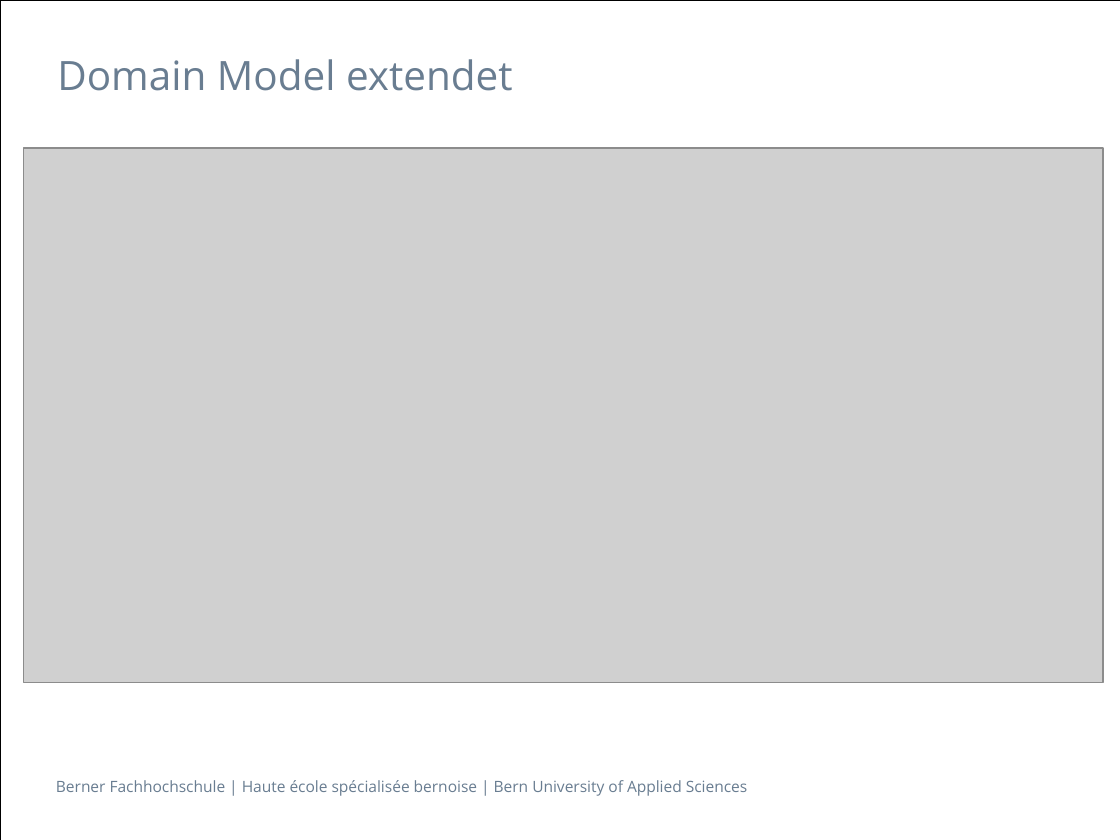
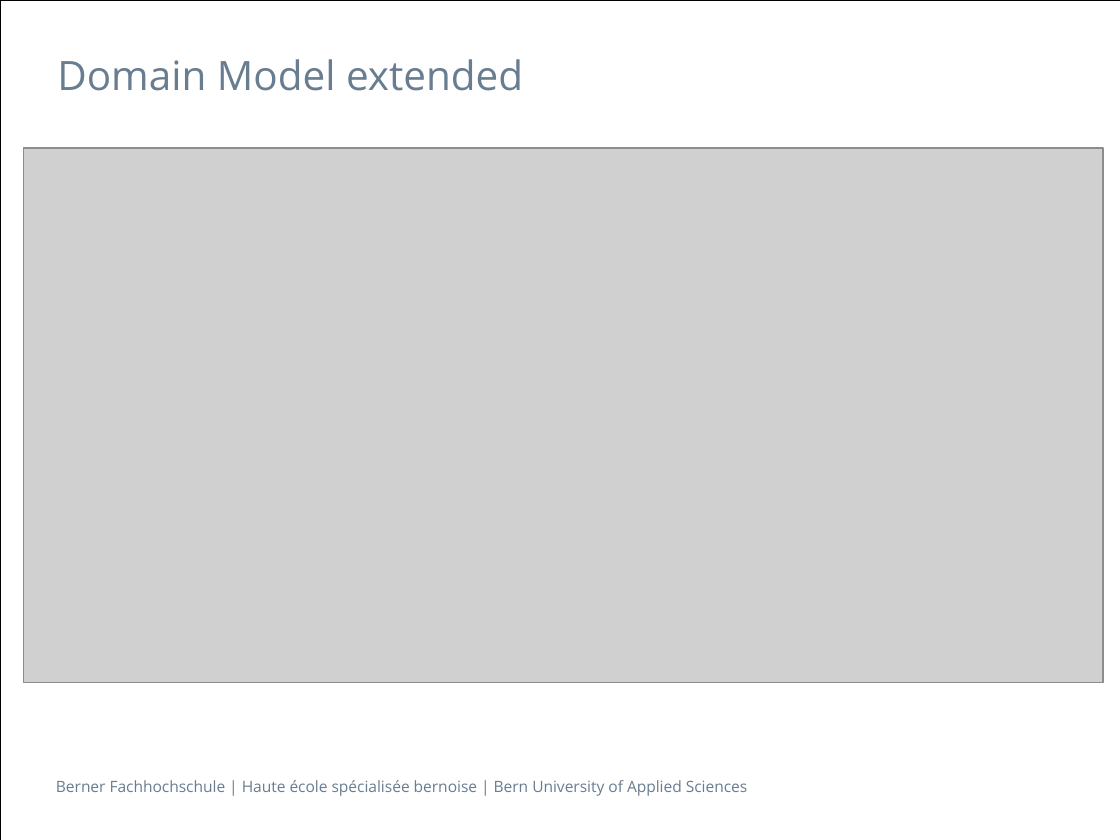
Before and after one commit to zyssm4/ch.bfh.btx8081.w2015.red, a slide deck: slide 6 of doc/Task07/Task07.pptx. Drawn at 1120x840 pixels with LibreOffice and Linux fonts; fonts in the diff are those of the drawing; grey boxes stand for pictures. Boxes give left, top, right and bottom in pixels: in the first picture for what was removed or moved away, otherwise in the second. Text is boxed around its words. In the diff, an @@ line names an element or a change of style, - is before the commit and + after.

```diff
--- a/doc/Task07/Task07.pptx
+++ b/doc/Task07/Task07.pptx
@@ title at <box>57,59,523,91</box>: text changed @@
-Domain Model extendet
+Domain Model extended
```
Also in this commit, not shown: 2 other slides changed.
